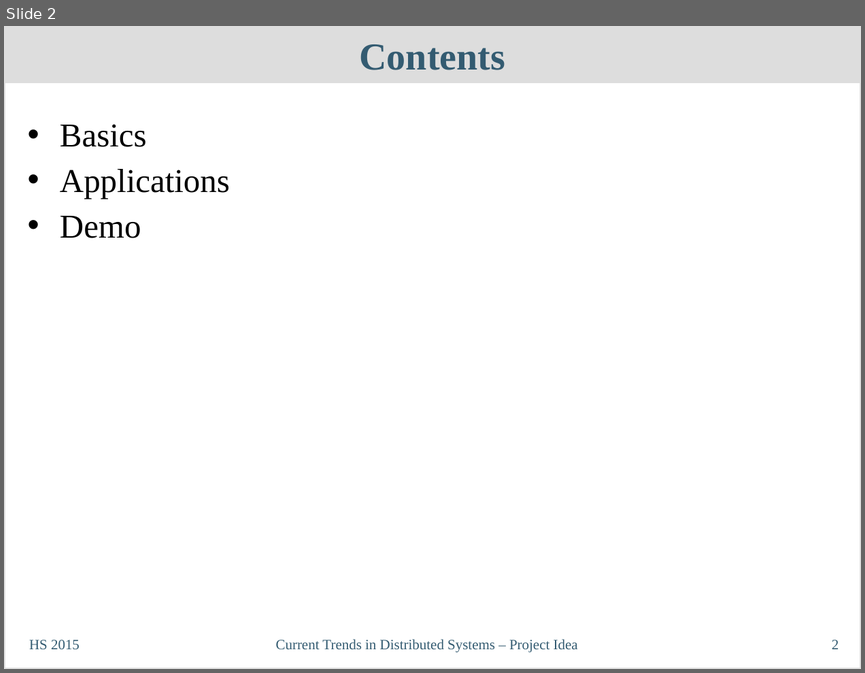
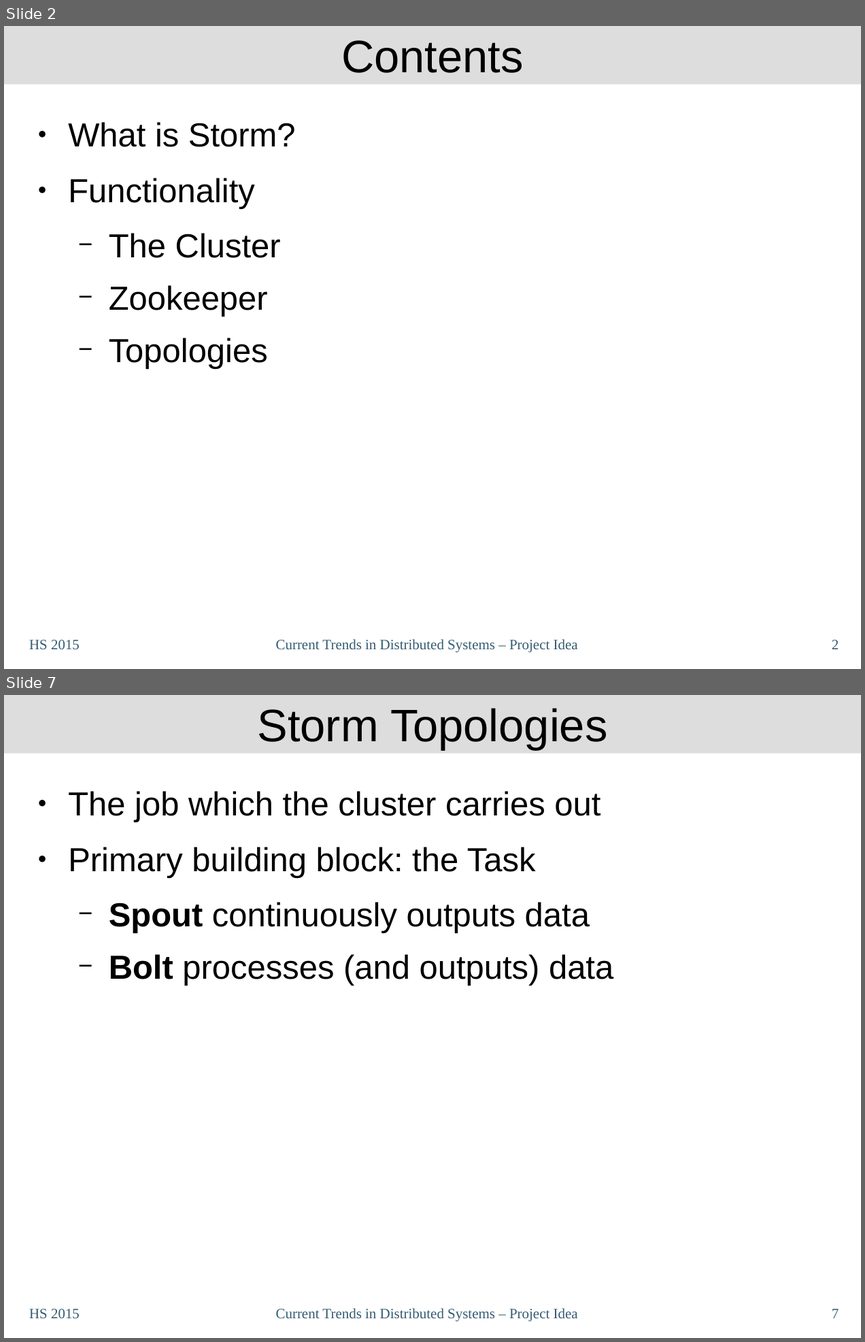
Before and after one commit to philipp-oldenburg/ctds-storm, a slide deck: Storm-Referat/CT-Präsentation - Patrick.odp. Shown one above the other, each under a label of ours: slide 2 before the commit, slides 2 and 7 after it; the slides between them are not shown. The pictures are 865x673 and 865x1342 pixels, drawn with LibreOffice and Linux fonts; fonts in the diff are those of the drawing. Boxes give left, top, right and bottom in pixels: in the first picture for what was removed or moved away, otherwise in the second. Text is boxed around its words. In the diff, an @@ line names an element or a change of style, - is before the commit and + after.

```diff
--- a/Storm-Referat/CT-Präsentation - Patrick.odp
+++ b/Storm-Referat/CT-Präsentation - Patrick.odp
@@ slide 7 added at (4, 695, 861, 1338), background #FFFFFF @@
@@ title added at (4, 695, 861, 753), fill #DDDDDD, 38.2 pt, text #000000 @@
+Storm Topologies
@@ text added at (68, 791, 613, 985), 28 pt, text #000000 @@
+● The job which the cluster carries out
+● Primary building block: the Task
+  − Spout continuously outputs data
+  − Bolt processes (and outputs) data
@@ text added at (29, 1308, 79, 1318), 12 pt, text #335B71 @@
+HS 2015
@@ text added at (276, 1308, 578, 1321), 12 pt, text #335B71 @@
+Current Trends in Distributed Systems – Project Idea
@@ page number added at (832, 1308, 838, 1318), 12 pt, text #335B71 @@
+7
@@ slide 2 changed as well @@
@@ title "Contents" at (4, 26, 861, 84): size 32 to 38.2 pt, font Times New Roman to Arial, text colour #335B71 to #000000, bold off @@
@@ rectangle removed at (4, 26, 861, 669) @@
@@ text at (68, 122, 296, 369): text changed; font Times New Roman to Arial @@
-• Basics
-• Applications
-• Demo
+● What is Storm?
+● Functionality
+  − The Cluster
+  − Zookeeper
+  − Topologies
```
Also in this commit, not shown: 2 other slides changed, 8 other slides added, 2 other files.
